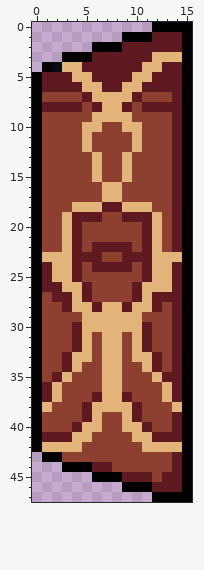
File history of a pixel-art sprite, assets/objetos/puerta.png. Above: the version before the commit.
The file is 16x48 pixels.
After the commit:
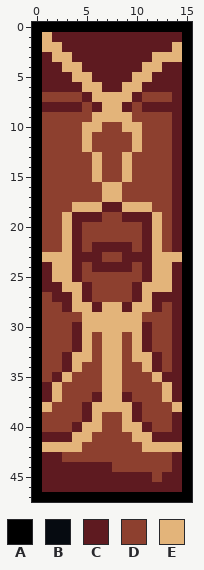
Palette (. is transparent): A #000000  B #060b11  C #5e1a20  D #8d402f  E #e3b47a
From old to new:
{"y":0,"x":0,"old":"............","new":"AAAAAAAAAAAA"}
{"y":1,"x":0,"old":".........AAA","new":"AECCCCCCCCCC"}
{"y":2,"x":0,"old":"......AAA","new":"AEECCCCCC"}
{"y":2,"x":14,"old":"C","new":"E"}
{"y":3,"x":0,"old":"...AAA","new":"ACEECC"}
{"y":4,"x":0,"old":".AB","new":"ACC"}
{"y":43,"x":0,"old":".AA","new":"ACC"}
{"y":44,"x":0,"old":"...AAA","new":"ACCCCC"}
{"y":45,"x":0,"old":"......AAA","new":"ACCCCCCCC"}
{"y":46,"x":0,"old":".........AAA","new":"ACCCCCCCCCCC"}
{"y":47,"x":0,"old":"............","new":"AAAAAAAAAAAA"}
{"label":"changed","picture_box":[32,22,182,72]}
{"label":"changed","picture_box":[32,452,152,502]}
